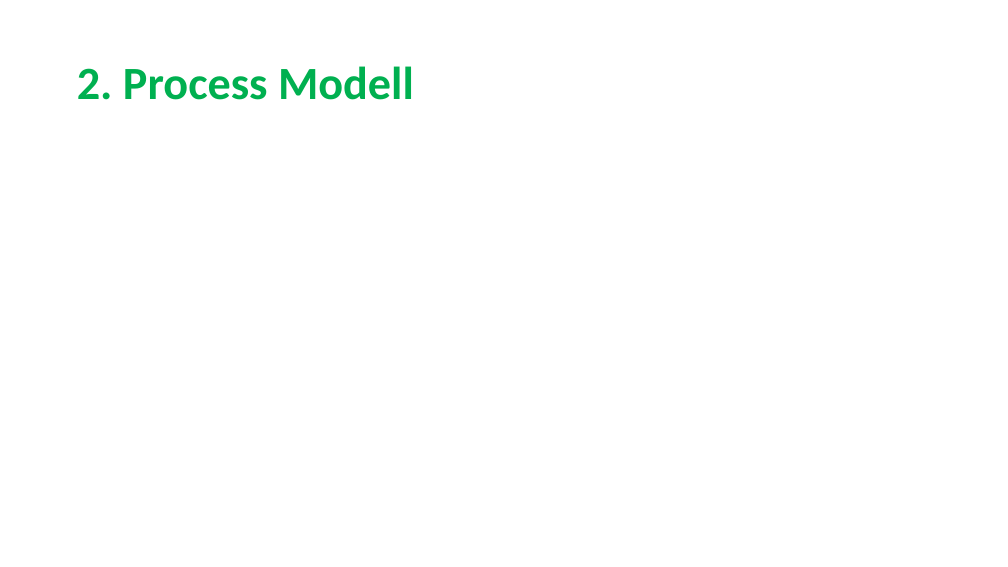
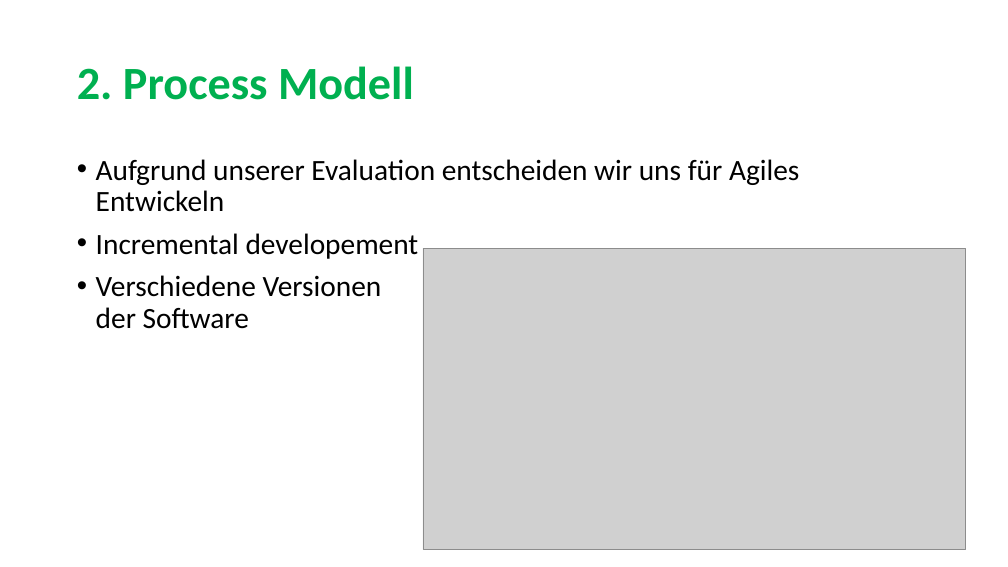
Before and after one commit to sarahmele/ch.bfh.btx8081.w2015.green, a slide deck: slide 4 of doc/task02/Task2.pptx. Drawn at 1008x567 pixels with LibreOffice and Linux fonts; fonts in the diff are those of the drawing; grey boxes stand for pictures. Boxes give left, top, right and bottom in pixels: in the first picture for what was removed or moved away, otherwise in the second. Text is boxed around its words. In the diff, an @@ line names an element or a change of style, - is before the commit and + after.

Commit message:
Process Modell um Tabelle erweitert

```diff
--- a/doc/task02/Task2.pptx
+++ b/doc/task02/Task2.pptx
@@ text added at (96, 159, 799, 329), 28 pt, text #000000 @@
+• Aufgrund unserer Evaluation entscheiden wir uns für Agiles Entwickeln
+• Incremental developement
+• Verschiedene Versionen
+  der Software
@@ picture added at (423, 248, 966, 550) @@
```
Also in this commit, not shown: 1 other slide changed, 1 slide added.
